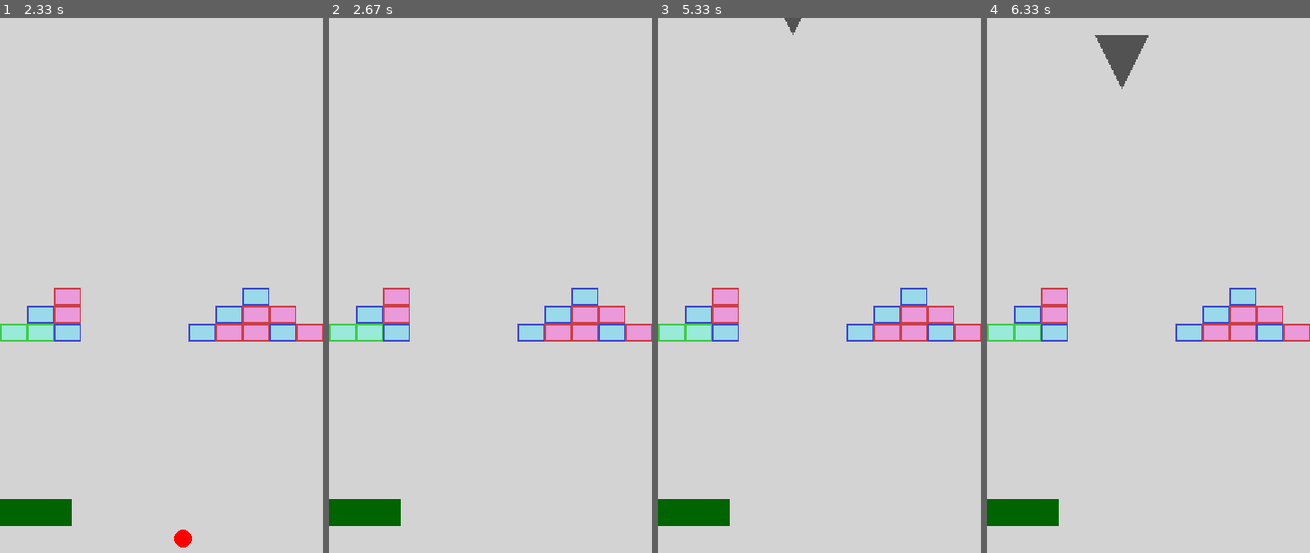
Above: before the commit, frames 1-4 (left to right).
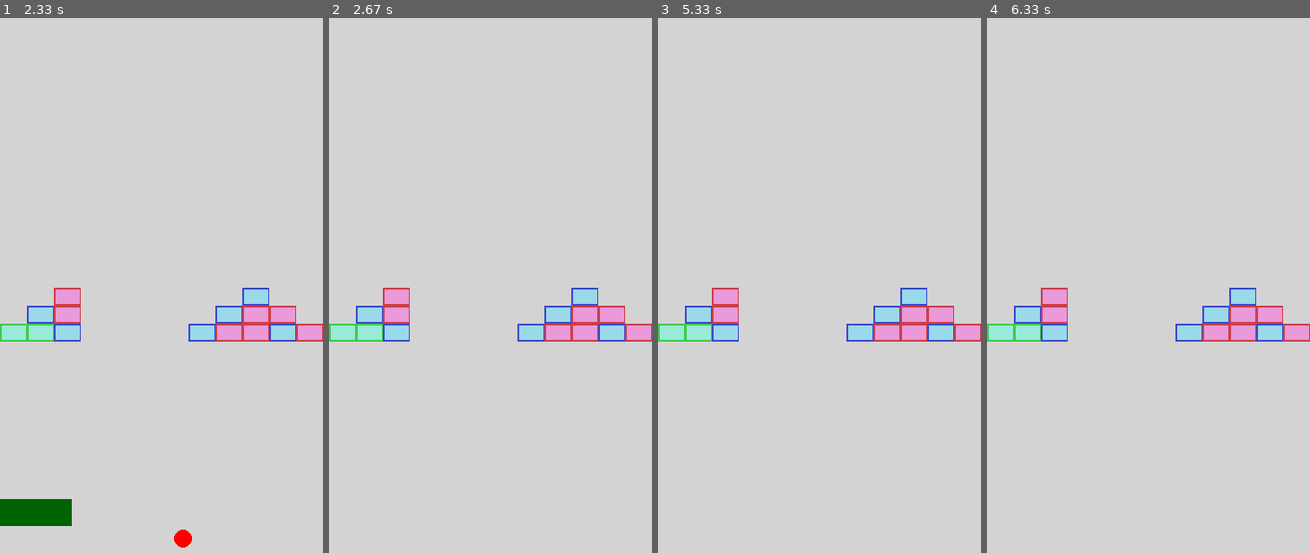
Above: after the commit, the same moments.

Repository: Tequila-Mockingbird-Chevaliers/pygameSummerJam
Game: pygame game, started from main.py
Two runs of this game, one before a commit and one after it. Both use one fixed random seed, a clock stepped at 60 frames per second and the inputs below.
Inputs:
- Up to frame 1 (2.33 s): tap Space at 0.33, 0.73, 1.03, 1.23, 1.53, 1.73, 2.03, 2.3 s; hold Right 0.67-1.13 s; hold Right 1.17-1.63 s; hold Left 1.67-2.2 s; hold Left from 2.23 s (still down)
- Up to frame 2 (2.67 s): tap Space at 2.6 s; release Left at 2.63 s
- Up to frame 3 (5.33 s): no input
- Up to frame 4 (6.33 s): no input

Frame 1 is identical in both runs. In frame 2, 1.1% of the frame differs, in the area x 0-23%, y 89-95%; in frame 3, 1.2%; in frame 4, 2.0%, in the area x 0-50%, y 3-95%.

Commit message:
Added minimum handling of defeat state + Set defeat to true if the ball leaves the level

Diff:
--- a/src/scenes/game_scene.py
+++ b/src/scenes/game_scene.py
@@ -47,17 +47,19 @@
         """
         Update game logic
         """
-        if self.game_state.in_play:
-            self.game_state.test_collision("ball", "paddle", self.ball_paddle_collision)
-            self.game_state.test_collision("ball", "bricks", self.ball_brick_collision)
-            if self.spaceship_spawn_timer.check_time() and len(self.free_positions) > 1:
-                position = random.choice(self.free_positions)
-                self.free_positions.remove(position)
-                self.game_state.add_object(
-                    "spacehips", Spaceship(self.game_state, position)
-                )
+        if not self.game_state.defeat:
+            if self.game_state.in_play:
+                self.check_end_conditions()
+                self.game_state.test_collision("ball", "paddle", self.ball_paddle_collision)
+                self.game_state.test_collision("ball", "bricks", self.ball_brick_collision)
+                if self.spaceship_spawn_timer.check_time() and len(self.free_positions) > 1:
+                    position = random.choice(self.free_positions)
+                    self.free_positions.remove(position)
+                    self.game_state.add_object(
+                        "spacehips", Spaceship(self.game_state, position)
+                    )
 
-        self.game_state.update()
+            self.game_state.update()
 
     def render(self, screen: pygame.Surface):
         """
@@ -83,3 +85,15 @@
         Handle ball-brick collison
         """
         self.game_state.remove_object(objects[1])
+
+    def check_end_conditions(self):
+        ball = self.game_state["ball"]
+        if ball.rect.y > const.HEIGHT:
+            self.handle_defeat()
+
+    def handle_defeat(self):
+        ball = self.game_state["ball"]
+        paddle = self.game_state["paddle"]
+        self.game_state.defeat = True
+        self.game_state.remove_object(ball)
+        self.game_state.remove_object(paddle)
